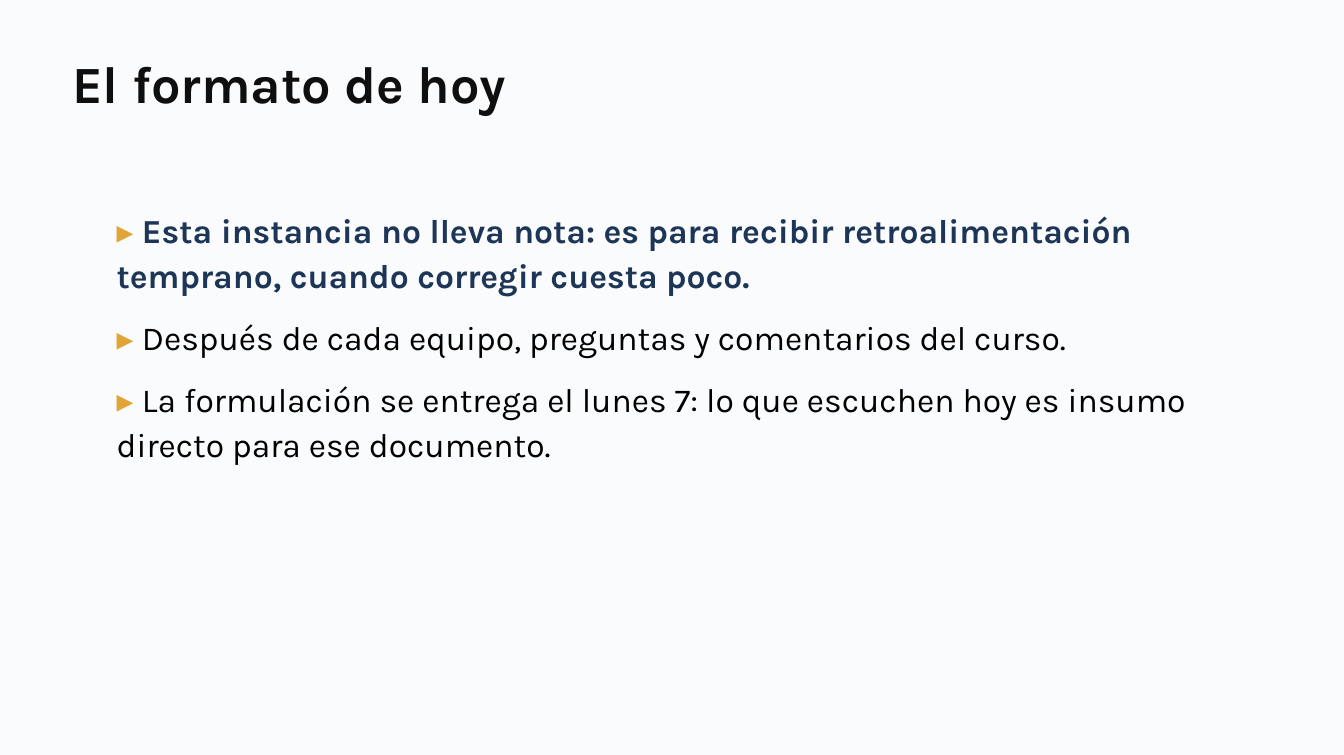
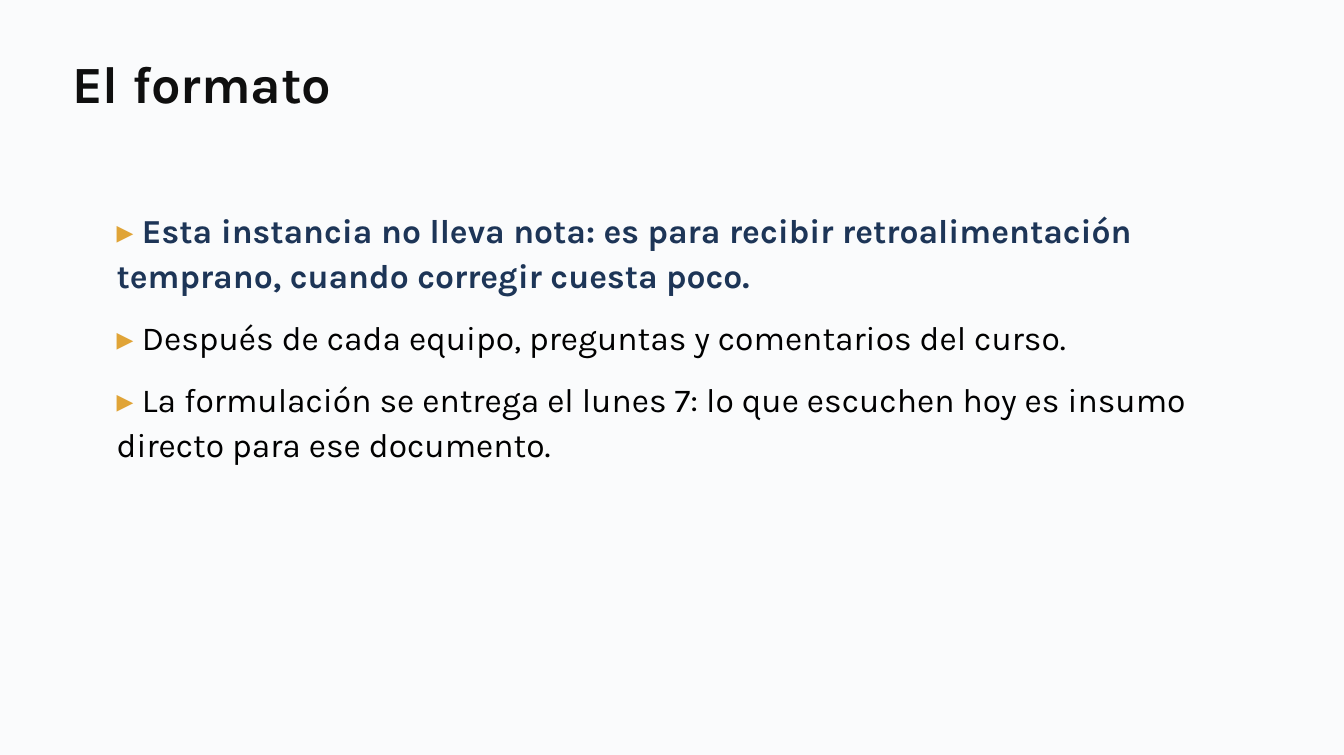
Before and after one commit to daniopitz/diplomado-cdd, a slide deck: slide 27 of presentaciones/clase04_regresion_multiple.pptx (slide 5 before the commit). Drawn at 1344x755 pixels with LibreOffice and Linux fonts; fonts in the diff are those of the drawing. Boxes give left, top, right and bottom in pixels: in the first picture for what was removed or moved away, otherwise in the second. Text is boxed around its words. In the diff, an @@ line names an element or a change of style, - is before the commit and + after.

```diff
--- a/presentaciones/clase04_regresion_multiple.pptx
+++ b/presentaciones/clase04_regresion_multiple.pptx
@@ text at (72, 66, 331, 104): text changed @@
-El formato de hoy
+El formato
```
Also in this commit, not shown: 3 other slides changed, 1 other file.
